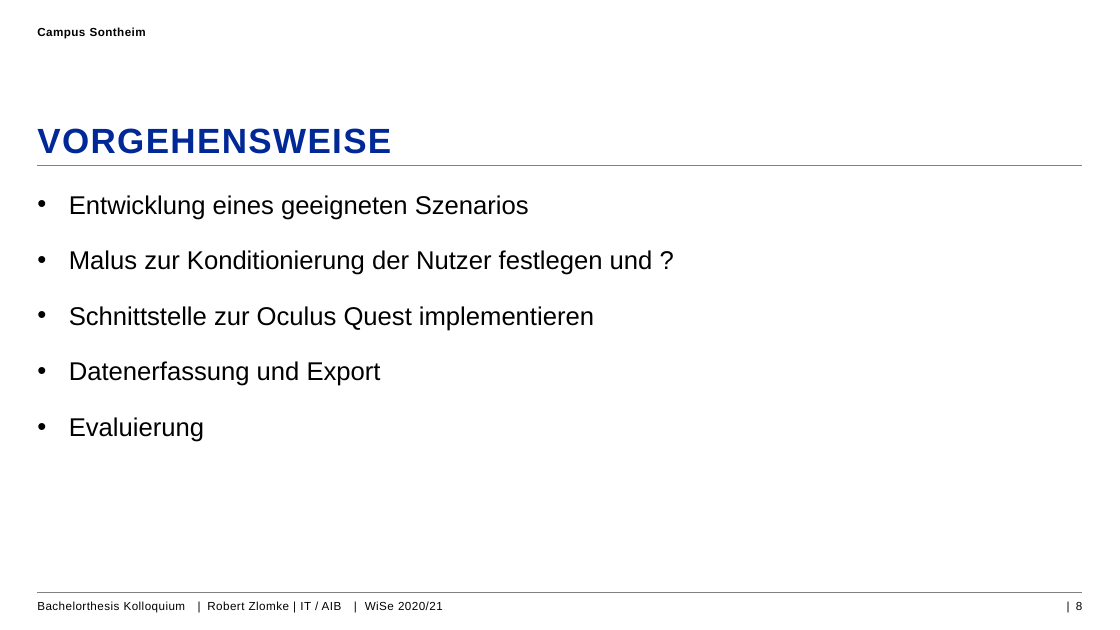
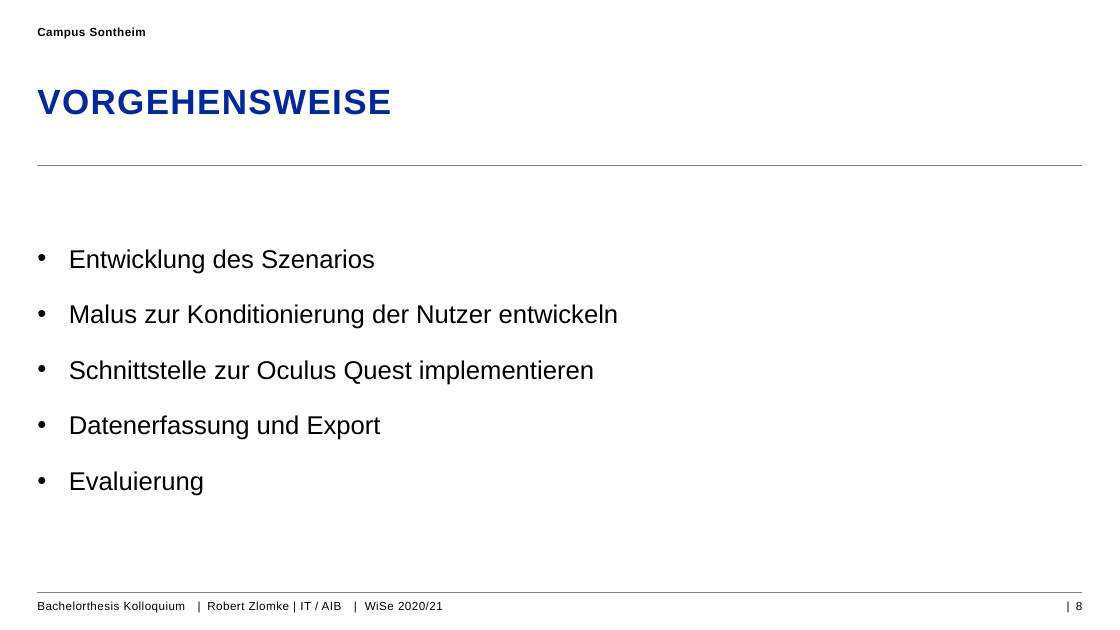
Before and after one commit to RobZlo/Studium, a slide deck: slide 8 of Kolloquium_Präsentation_RobertZlomle.pptx. Drawn at 1120x630 pixels with LibreOffice and Linux fonts; fonts in the diff are those of the drawing; background and template pictures are left out. Boxes give left, top, right and bottom in pixels: in the first picture for what was removed or moved away, otherwise in the second. Text is boxed around its words. In the diff, an @@ line names an element or a change of style, - is before the commit and + after.

```diff
--- a/Kolloquium_Präsentation_RobertZlomle.pptx
+++ b/Kolloquium_Präsentation_RobertZlomle.pptx
@@ title "VORGEHENSWEISE": place and size @@
-title "VORGEHENSWEISE" at box(37, 128, 391, 154)
+title "VORGEHENSWEISE" at box(37, 89, 391, 115)
@@ text at box(69, 249, 619, 329): text changed @@
-• Entwicklung eines geeigneten Szenarios
-• Malus zur Konditionierung der Nutzer festlegen und ?
+• Entwicklung des Szenarios
+• Malus zur Konditionierung der Nutzer entwickeln
```
Also in this commit, not shown: 7 other slides changed, 5 slides added, 3 other files.
